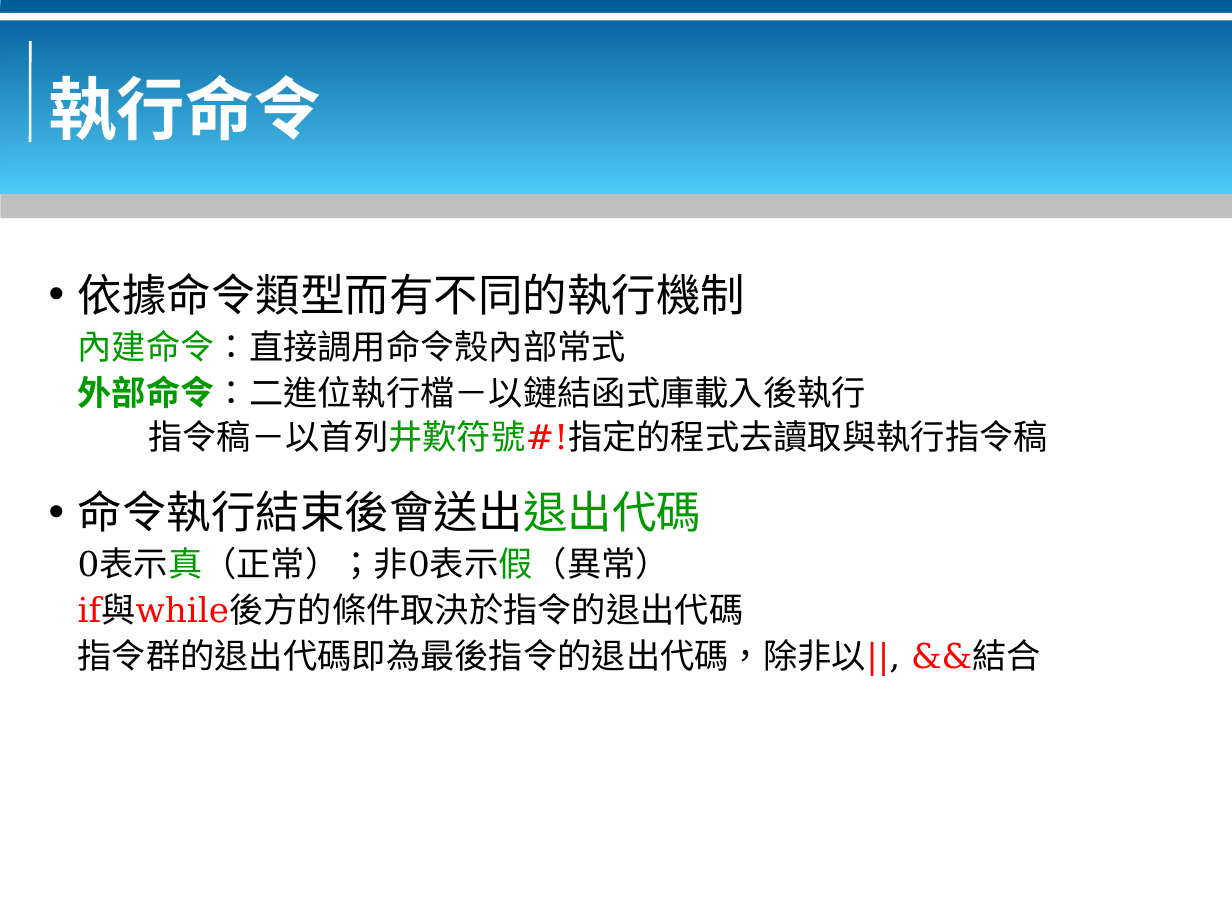
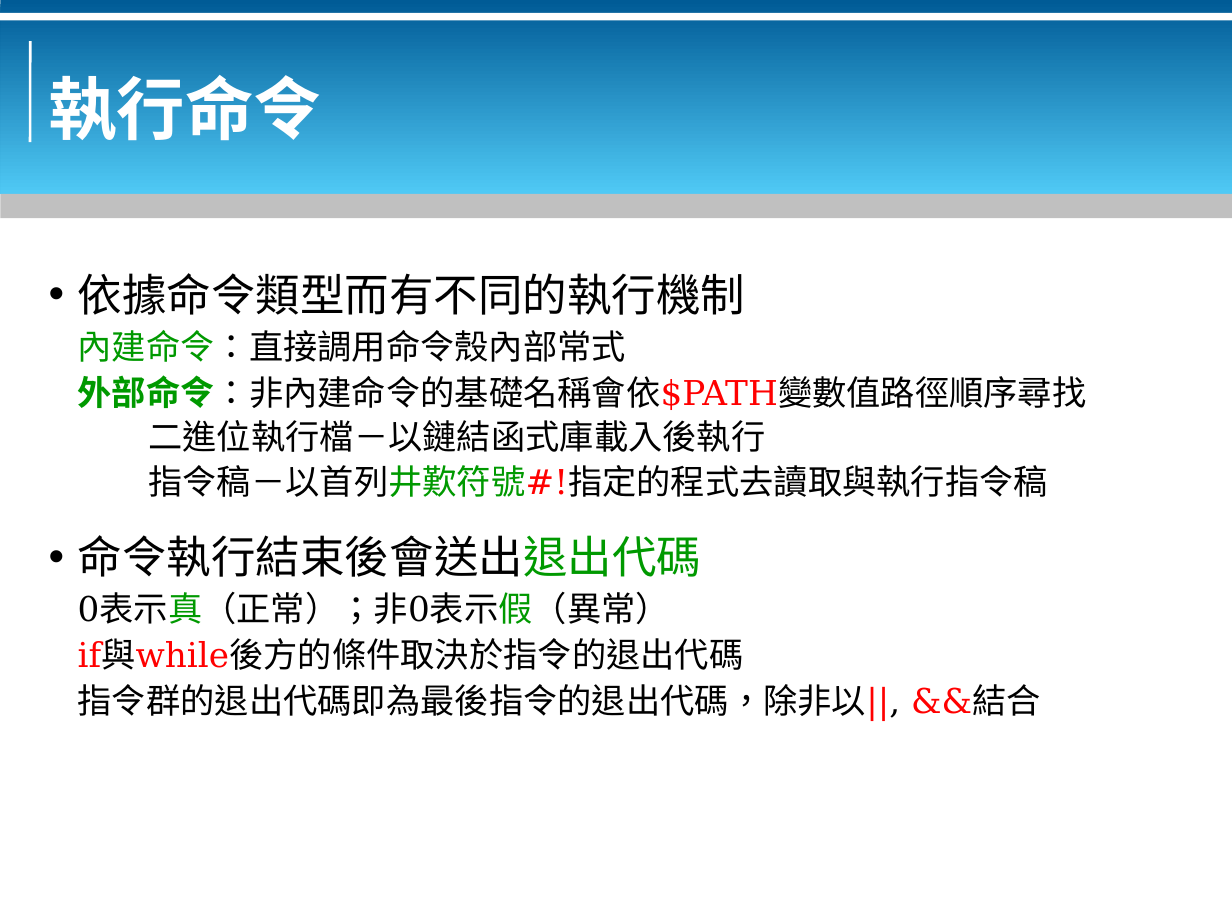
Before and after one commit to bluebat/.presentations, a slide deck: slide 16 of bash-basics.odp. Drawn at 1232x924 pixels with LibreOffice and Linux fonts; fonts in the diff are those of the drawing; background and template pictures are left out. Boxes give left, top, right and bottom in pixels: in the first picture for what was removed or moved away, otherwise in the second. Text is boxed around its words. In the diff, an @@ line names an element or a change of style, - is before the commit and + after.

```diff
--- a/bash-basics.odp
+++ b/bash-basics.odp
@@ text at (78,375,1087,452): text changed @@
-外部命令：二進位執行檔－以鏈結函式庫載入後執行
+外部命令：非內建命令的基礎名稱會依$PATH變數值路徑順序尋找
+  二進位執行檔－以鏈結函式庫載入後執行
```
Also in this commit, not shown: 8 other slides changed.
